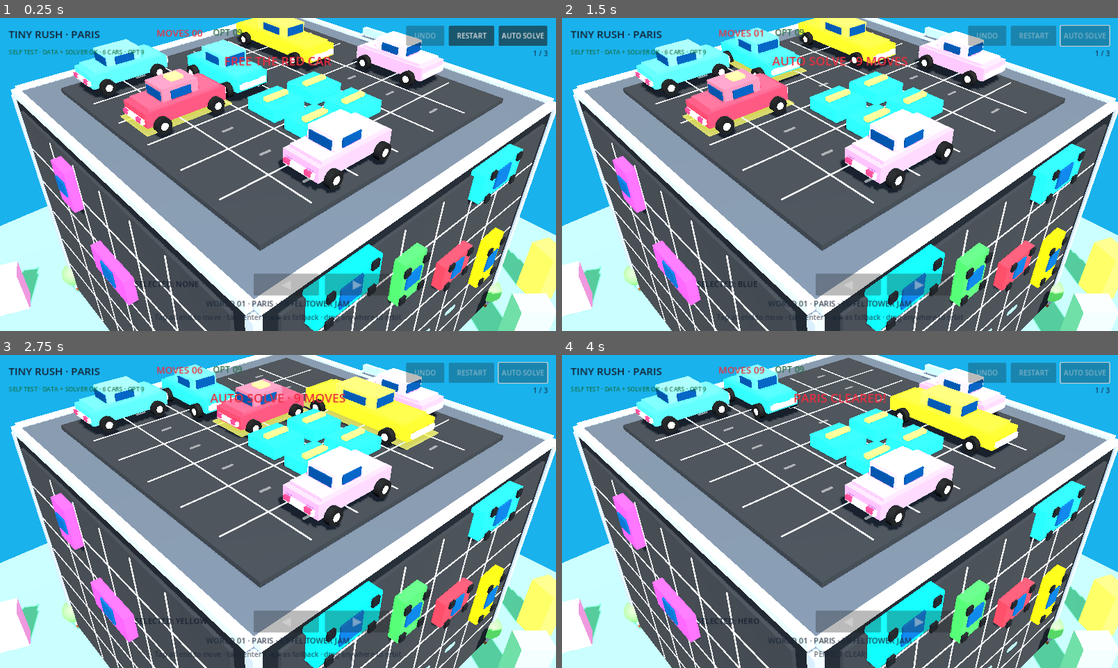
Above: before the commit, frames 1-4 (two rows, left to right).
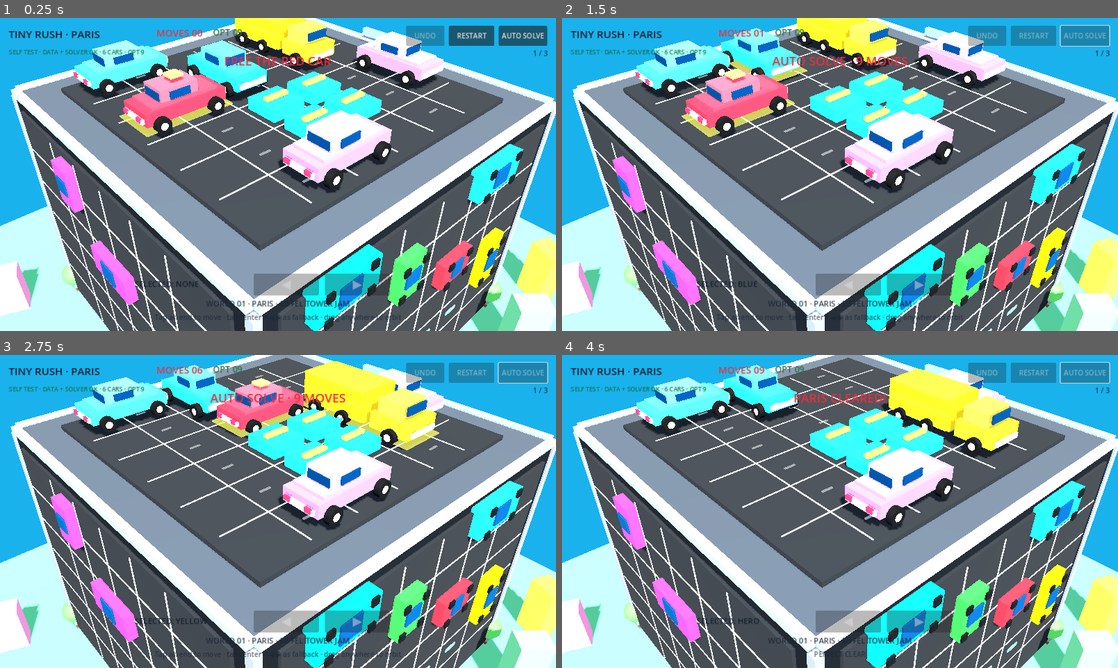
Above: after the commit, the same moments.

Repository: Zweeback/tinyrush
Game: Godot game, scene res://scenes/main.tscn
Two runs of this game, one before a commit and one after it. Both use one fixed random seed, a clock stepped at 60 frames per second and the inputs below.
Inputs (mouse positions are in pixels of both pictures, inside the frame that each line leads up to):
- Up to frame 1 (0.25 s): no input
- Up to frame 2 (1.5 s): click "RESTART" at 0.5 s; click "AUTO SOLVE" at 1.25 s
- Up to frame 3 (2.75 s): move the mouse to (400, 495) at 2.02 s; click (400, 495) at 2.17 s
- Up to frame 4 (4 s): drag from (728, 527) to (812, 574) at 2.77 s; move the mouse to (895, 442) at 3.52 s; click (895, 442) at 3.67 s

The runs differ from the first frame. In frame 1, 2.0% of the frame differs, in the area x 13-80%, y 0-56%; in frame 2, 2.0%; in frame 3, 3.2%, in the area x 13-80%, y 2-56%; in frame 4, 3.0%.

Commit message:
feat: add three vehicle silhouettes and legal-move chevrons

Diff:
--- a/scripts/view/car_view.gd
+++ b/scripts/view/car_view.gd
@@ -9,10 +9,14 @@
 var length_cells := 2
 var cell_size := 1.0
 var is_target := false
+var vehicle_type := "compact"
 var body_color := Color(0.2, 0.65, 1.0, 1.0)
 var busy := false
 var selected := false
+
 var selection_marker: MeshInstance3D
+var backward_hint_root: Node3D
+var forward_hint_root: Node3D
 
 @onready var visual_root: Node3D = $VisualRoot
 @onready var picker_root: Node3D = $PickerRoot
@@ -23,167 +27,166 @@
 	length_cells = int(spec.get("len", 2))
 	cell_size = size
 	is_target = bool(spec.get("target", false))
+	vehicle_type = str(spec.get("vehicle_type", "compact")).to_lower()
 	body_color = _color_from_array(spec.get("color", [0.2, 0.65, 1.0, 1.0]))
 	_build_visuals()
 	_build_pickers()
 	_orient_to_axis()
 	set_selected(false)
+	set_move_hints(false, false)
 
 func set_selected(value: bool) -> void:
 	selected = value
 	if selection_marker != null:
 		selection_marker.visible = selected or is_target
-	var target_scale := Vector3(1.05, 1.05, 1.05) if selected else Vector3.ONE
-	var tween := create_tween()
+	var target_scale: Vector3 = Vector3(1.05, 1.05, 1.05) if selected else Vector3.ONE
+	var tween: Tween = create_tween()
 	tween.tween_property(self, "scale", target_scale, 0.09).set_trans(Tween.TRANS_QUAD).set_ease(Tween.EASE_OUT)
+
+func set_move_hints(can_backward: bool, can_forward: bool) -> void:
+	if backward_hint_root != null:
+		backward_hint_root.visible = can_backward
+	if forward_hint_root != null:
+		forward_hint_root.visible = can_forward
 
 func _build_visuals() -> void:
 	_clear_children(visual_root)
-
-	var full_length := float(length_cells) * cell_size * 0.82
-	var body_width := 0.76
-	var body_height := 0.27
-	var cabin_length: float = minf(0.96, full_length * 0.44)
-	var wheel_z: float = maxf(0.30, full_length * 0.34)
+	var full_length: float = float(length_cells) * cell_size * 0.82
+	match vehicle_type:
+		"truck":
+			_build_truck(full_length)
+		"van":
+			_build_van(full_length)
+		_:
+			_build_compact(full_length)
+	_build_common_details(full_length)
+	_build_move_arrows(full_length)
+
+func _build_compact(full_length: float) -> void:
 	var glass := Color(0.035, 0.18, 0.32, 1)
+	_box(Vector3(0.76, 0.25, full_length), Vector3(0, 0.22, 0), body_color, 0.04, 0.30)
+	_box(Vector3(0.66, 0.10, full_length * 0.82), Vector3(0, 0.35, 0), body_color.lightened(0.05), 0.02, 0.27)
+	var cabin_length: float = minf(0.90, full_length * 0.46)
+	_box(Vector3(0.55, 0.27, cabin_length), Vector3(0, 0.49, -full_length * 0.04), body_color.lightened(0.13), 0.02, 0.25)
+	_box(Vector3(0.45, 0.16, 0.04), Vector3(0, 0.51, cabin_length * 0.50 - full_length * 0.04), glass, 0.08, 0.18)
+	_box(Vector3(0.45, 0.15, 0.04), Vector3(0, 0.49, -cabin_length * 0.50 - full_length * 0.04), glass.darkened(0.04), 0.06, 0.18)
+	for side_value in [-1.0, 1.0]:
+		var side: float = float(side_value)
+		_box(Vector3(0.03, 0.14, cabin_length * 0.54), Vector3(side * 0.29, 0.49, -full_length * 0.04), glass, 0.06, 0.18)
+
+func _build_van(full_length: float) -> void:
+	var glass := Color(0.035, 0.20, 0.35, 1)
+	_box(Vector3(0.80, 0.34, full_length), Vector3(0, 0.25, 0), body_color, 0.03, 0.34)
+	_box(Vector3(0.72, 0.34, full_length * 0.76), Vector3(0, 0.57, -full_length * 0.06), body_color.lightened(0.08), 0.02, 0.30)
+	var windshield_z: float = full_length * 0.28
+	_box(Vector3(0.56, 0.19, 0.045), Vector3(0, 0.60, windshield_z), glass, 0.08, 0.18)
+	for side_value in [-1.0, 1.0]:
+		var side: float = float(side_value)
+		_box(Vector3(0.035, 0.16, full_length * 0.24), Vector3(side * 0.36, 0.60, full_length * 0.12), glass, 0.06, 0.20)
+		_box(Vector3(0.035, 0.14, full_length * 0.18), Vector3(side * 0.36, 0.58, -full_length * 0.16), glass.darkened(0.03), 0.04, 0.22)
+
+func _build_truck(full_length: float) -> void:
+	var glass := Color(0.035, 0.18, 0.31, 1)
+	var cab_length: float = minf(cell_size * 0.82, full_length * 0.36)
+	var cargo_length: float = maxf(cell_size * 1.15, full_length - cab_length - 0.12)
+	var cab_z: float = full_length * 0.50 - cab_length * 0.50
+	var cargo_z: float = -full_length * 0.50 + cargo_length * 0.50
+
+	_box(Vector3(0.80, 0.33, cab_length), Vector3(0, 0.26, cab_z), body_color.lightened(0.04), 0.03, 0.31)
+	_box(Vector3(0.68, 0.28, cab_length * 0.60), Vector3(0, 0.57, cab_z - cab_length * 0.08), body_color.lightened(0.12), 0.02, 0.28)
+	_box(Vector3(0.52, 0.17, 0.04), Vector3(0, 0.59, cab_z + cab_length * 0.31), glass, 0.08, 0.18)
+
+	_box(Vector3(0.84, 0.62, cargo_length), Vector3(0, 0.44, cargo_z), body_color.darkened(0.04), 0.02, 0.42)
+	for rib in [-0.30, 0.0, 0.30]:
+		_box(Vector3(0.87, 0.035, cargo_length * 0.92), Vector3(0, 0.44 + float(rib), cargo_z), body_color.lightened(0.05), 0.0, 0.40)
+
+func _build_common_details(full_length: float) -> void:
 	var tire := Color(0.022, 0.026, 0.034, 1)
 	var hub := Color(0.58, 0.63, 0.68, 1)
-
-	# Low, chunky toy-car silhouette.
-	_box(
-		Vector3(body_width, body_height, full_length),
-		Vector3(0, 0.22, 0),
-		body_color,
-		0.05,
-		0.30
-	)
-	_box(
-		Vector3(body_width * 0.88, 0.10, full_length * 0.88),
-		Vector3(0, 0.36, 0),
-		body_color.lightened(0.04),
-		0.03,
-		0.28
-	)
-	_box(
-		Vector3(0.56, 0.29, cabin_length),
-		Vector3(0, 0.50, -full_length * 0.03),
-		body_color.lightened(0.12),
-		0.03,
-		0.26
-	)
-
-	# Front and rear glass.
-	_box(
-		Vector3(0.46, 0.18, 0.045),
-		Vector3(0, 0.52, cabin_length * 0.50 - full_length * 0.03),
-		glass,
-		0.10,
-		0.18
-	)
-	_box(
-		Vector3(0.46, 0.16, 0.045),
-		Vector3(0, 0.50, -cabin_length * 0.50 - full_length * 0.03),
-		glass.darkened(0.04),
-		0.08,
-		0.18
-	)
-
-	# Side glass: two glossy slabs on each side give a much more toy-like readable cabin.
+	var wheel_z: float = maxf(0.30, full_length * 0.34)
+	if vehicle_type == "truck":
+		wheel_z = full_length * 0.36
+
 	for side_value in [-1.0, 1.0]:
-		var side := float(side_value)
-		_box(
-			Vector3(0.032, 0.15, cabin_length * 0.55),
-			Vector3(side * 0.292, 0.50, -full_length * 0.03),
-			glass,
-			0.08,
-			0.18
-		)
-
-	# Bumpers.
-	_box(
-		Vector3(0.63, 0.09, 0.07),
-		Vector3(0, 0.19, full_length * 0.50 + 0.025),
-		Color(0.72, 0.74, 0.76, 1),
-		0.0,
-		0.28
-	)
-	_box(
-		Vector3(0.63, 0.09, 0.07),
-		Vector3(0, 0.19, -full_length * 0.50 - 0.025),
-		Color(0.56, 0.58, 0.61, 1),
-		0.0,
-		0.32
-	)
-
-	# Wheels and hubs.
-	for side_value in [-1.0, 1.0]:
-		var side := float(side_value)
+		var side: float = float(side_value)
 		for z_value in [-wheel_z, wheel_z]:
-			var z_pos := float(z_value)
-			var wheel := MeshInstance3D.new()
-			var cylinder := CylinderMesh.new()
-			cylinder.top_radius = 0.155
-			cylinder.bottom_radius = 0.155
-			cylinder.height = 0.135
-			cylinder.radial_segments = 14
-			wheel.mesh = cylinder
-			wheel.rotation_degrees = Vector3(0, 0, 90)
-			wheel.position = Vector3(side * 0.43, 0.08, z_pos)
-			wheel.material_override = _material(tire, 0.0, 0.82)
-			visual_root.add_child(wheel)
-
-			var wheel_hub := MeshInstance3D.new()
-			var hub_mesh := CylinderMesh.new()
-			hub_mesh.top_radius = 0.075
-			hub_mesh.bottom_radius = 0.075
-			hub_mesh.height = 0.142
-			hub_mesh.radial_segments = 12
-			wheel_hub.mesh = hub_mesh
-			wheel_hub.rotation_degrees = Vector3(0, 0, 90)
-			wheel_hub.position = Vector3(side * 0.432, 0.08, z_pos)
-			wheel_hub.material_override = _material(hub, 0.0, 0.30)
-			visual_root.add_child(wheel_hub)
-
-	# Lights.
+			var z_pos: float = float(z_value)
+			_add_wheel(Vector3(side * 0.43, 0.08, z_pos), tire, hub)
+		if vehicle_type == "truck":
+			_add_wheel(Vector3(side * 0.43, 0.08, -full_length * 0.08), tire, hub)
+
+	_box(Vector3(0.63, 0.09, 0.07), Vector3(0, 0.19, full_length * 0.50 + 0.025), Color(0.72, 0.74, 0.76, 1), 0.0, 0.28)
+	_box(Vector3(0.63, 0.09, 0.07), Vector3(0, 0.19, -full_length * 0.50 - 0.025), Color(0.56, 0.58, 0.61, 1), 0.0, 0.32)
+
 	for x_value in [-0.22, 0.22]:
-		var x_pos := float(x_value)
-		_box(
-			Vector3(0.13, 0.09, 0.045),
-			Vector3(x_pos, 0.23, full_length * 0.50 + 0.06),
-			Color(1.0, 0.90, 0.54, 1),
-			2.2,
-			0.18
-		)
-		_box(
-			Vector3(0.12, 0.08, 0.045),
-			Vector3(x_pos, 0.22, -full_length * 0.50 - 0.06),
-			Color(1.0, 0.10, 0.18, 1),
-			1.8,
-			0.18
-		)
-
-	# Glowing parking-pad selection marker; the target keeps a warm halo even before selection.
+		var x_pos: float = float(x_value)
+		_box(Vector3(0.13, 0.09, 0.045), Vector3(x_pos, 0.23, full_length * 0.50 + 0.06), Color(1.0, 0.90, 0.54, 1), 2.2, 0.18)
+		_box(Vector3(0.12, 0.08, 0.045), Vector3(x_pos, 0.22, -full_length * 0.50 - 0.06), Color(1.0, 0.10, 0.18, 1), 1.8, 0.18)
+
 	selection_marker = MeshInstance3D.new()
 	var marker_mesh := BoxMesh.new()
-	marker_mesh.size = Vector3(0.94, 0.028, full_length + 0.14)
+	marker_mesh.size = Vector3(0.96, 0.028, full_length + 0.16)
 	selection_marker.mesh = marker_mesh
 	selection_marker.position = Vector3(0, 0.012, 0)
-	selection_marker.material_override = _material(Color(1.0, 0.74, 0.12, 0.82), 2.2, 0.22, true)
+	selection_marker.material_override = _material(Color(1.0, 0.74, 0.12, 0.80), 2.0, 0.22, true)
 	selection_marker.visible = is_target
 	visual_root.add_child(selection_marker)
 
 	if is_target:
-		_box(
-			Vector3(0.26, 0.055, 0.26),
-			Vector3(0, 0.68, 0),
-			Color(1.0, 0.77, 0.16, 1),
-			2.5,
-			0.22
-		)
+		_box(Vector3(0.26, 0.055, 0.26), Vector3(0, 0.72, 0), Color(1.0, 0.77, 0.16, 1), 2.5, 0.22)
+
+func _add_wheel(pos: Vector3, tire: Color, hub: Color) -> void:
+	var wheel := MeshInstance3D.new()
+	var cylinder := CylinderMesh.new()
+	cylinder.top_radius = 0.155
+	cylinder.bottom_radius = 0.155
+	cylinder.height = 0.135
+	cylinder.radial_segments = 14
+	wheel.mesh = cylinder
+	wheel.rotation_degrees = Vector3(0, 0, 90)
+	wheel.position = pos
+	wheel.material_override = _material(tire, 0.0, 0.82)
+	visual_root.add_child(wheel)
+
+	var wheel_hub := MeshInstance3D.new()
+	var hub_mesh := CylinderMesh.new()
+	hub_mesh.top_radius = 0.075
+	hub_mesh.bottom_radius = 0.075
+	hub_mesh.height = 0.142
+	hub_mesh.radial_segments = 12
+	wheel_hub.mesh = hub_mesh
+	wheel_hub.rotation_degrees = Vector3(0, 0, 90)
+	wheel_hub.position = Vector3(pos.x * 1.005, pos.y, pos.z)
+	wheel_hub.material_override = _material(hub, 0.0, 0.30)
+	visual_root.add_child(wheel_hub)
+
+func _build_move_arrows(full_length: float) -> void:
+	backward_hint_root = Node3D.new()
+	forward_hint_root = Node3D.new()
+	visual_root.add_child(backward_hint_root)
+	visual_root.add_child(forward_hint_root)
+
+	var hint_color := Color(0.24, 0.95, 1.0, 0.90)
+	_build_chevron(backward_hint_root, -1, -full_length * 0.50 - 0.18, hint_color)
+	_build_chevron(forward_hint_root, 1, full_length * 0.50 + 0.18, hint_color)
+
+func _build_chevron(parent: Node3D, sign: int, local_z: float, color: Color) -> void:
+	var arm_length := 0.30
+	var x_offset := 0.105
+	for side_value in [-1.0, 1.0]:
+		var side: float = float(side_value)
+		var arm := MeshInstance3D.new()
+		var mesh := BoxMesh.new()
+		mesh.size = Vector3(0.075, 0.035, arm_length)
+		arm.mesh = mesh
+		arm.position = Vector3(side * x_offset, 0.77, local_z - float(sign) * 0.055)
+		arm.rotation_degrees.y = side * float(sign) * 38.0
+		arm.material_override = _material(color, 2.8, 0.18, true)
+		parent.add_child(arm)
 
 func _build_pickers() -> void:
 	_clear_children(picker_root)
-	var full_length := float(length_cells) * cell_size * 0.82
+	var full_length: float = float(length_cells) * cell_size * 0.82
 
 	var body_area := Area3D.new()
 	body_area.collision_layer = BODY_LAYER
@@ -194,7 +197,7 @@
 
 	var body_shape_node := CollisionShape3D.new()
 	var body_shape := BoxShape3D.new()
-	body_shape.size = Vector3(0.98, 1.02, max(0.72, full_length * 0.74))
+	body_shape.size = Vector3(0.98, 1.10, maxf(0.72, full_length * 0.74))
 	body_shape_node.shape = body_shape
 	body_area.add_child(body_shape_node)
 	picker_root.add_child(body_area)
@@ -215,7 +218,7 @@
 
 	var shape_node := CollisionShape3D.new()
 	var shape := BoxShape3D.new()
-	shape.size = Vector3(1.0, 1.08, max(0.22, picker_depth))
+	shape.size = Vector3(1.0, 1.10, maxf(0.22, picker_depth))
 	shape_node.shape = shape
 	area.add_child(shape_node)
 	picker_root.add_child(area)
@@ -227,8 +230,8 @@
 
 func animate_to(world_position: Vector3, duration: float = 0.15) -> void:
 	busy = true
-	var rest_scale := Vector3(1.05, 1.05, 1.05) if selected else Vector3.ONE
-	var tween := create_tween()
+	var rest_scale: Vector3 = Vector3(1.05, 1.05, 1.05) if selected else Vector3.ONE
+	var tween: Tween = create_tween()
 	tween.tween_property(self, "position", world_position, duration).set_trans(Tween.TRANS_CUBIC).set_ease(Tween.EASE_OUT)
 	tween.parallel().tween_property(self, "scale", Vector3(1.08, 0.96, 1.08), duration * 0.55).set_trans(Tween.TRANS_QUAD).set_ease(Tween.EASE_OUT)
 	tween.tween_property(self, "scale", rest_scale, duration * 0.45).set_trans(Tween.TRANS_BACK).set_ease(Tween.EASE_OUT)
@@ -246,6 +249,7 @@
 
 func animate_exit(world_direction: Vector3, distance: float) -> void:
 	busy = true
+	set_move_hints(false, false)
 	var tween := create_tween()
 	tween.tween_property(self, "position", position + world_direction.normalized() * distance, 0.48).set_trans(Tween.TRANS_QUART).set_ease(Tween.EASE_IN)
 	tween.parallel().tween_property(self, "scale", Vector3(0.18, 0.18, 0.18), 0.48).set_trans(Tween.TRANS_QUAD).set_ease(Tween.EASE_IN)
